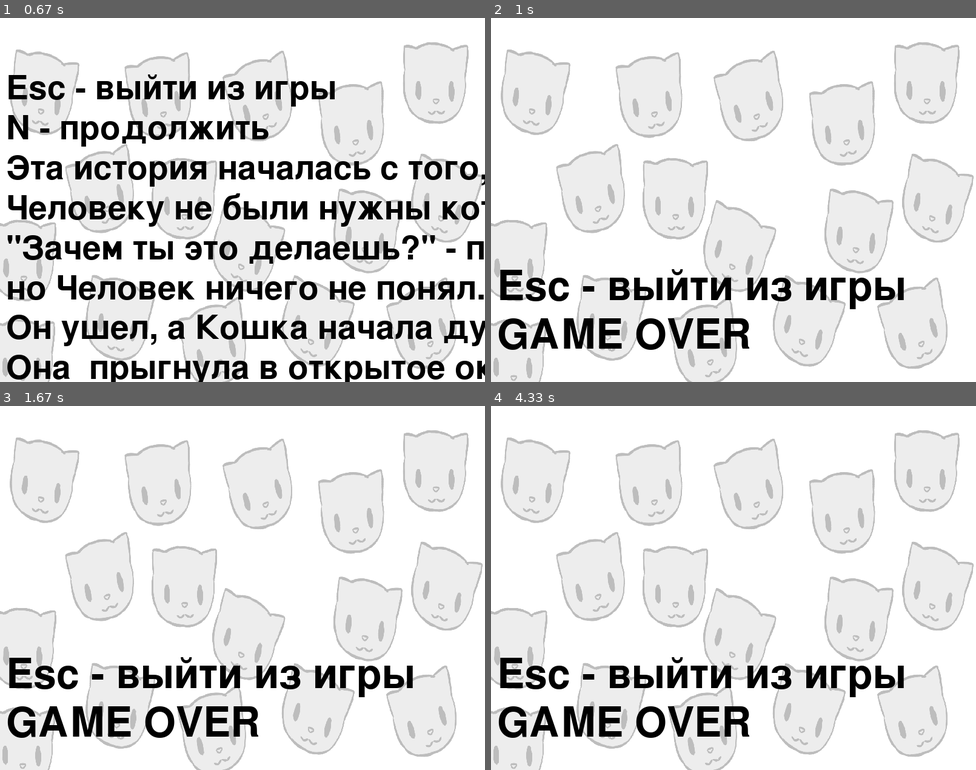
Above: before the commit, frames 1-4 (two rows, left to right).
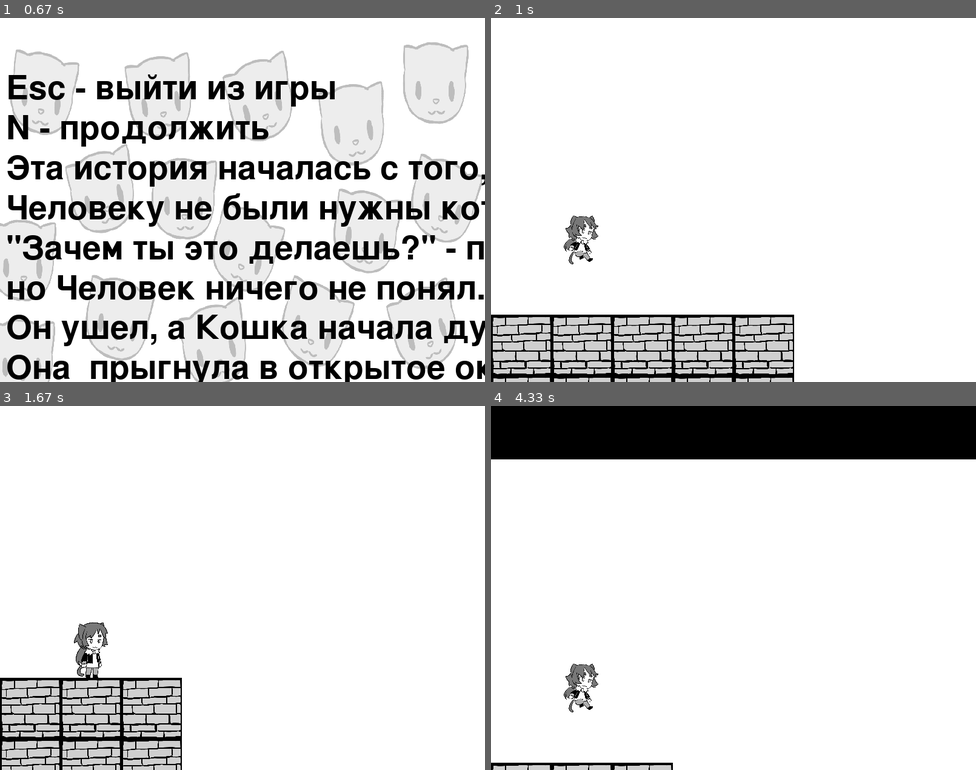
Above: after the commit, the same moments.

Repository: MariaSalimova/pygame_project_Salimova_Melnickov
Game: pygame game, started from main.py
Same seed, same stepped clock (60 frames per second), same inputs: the game is played once before the commit and once after it.
Inputs:
- Up to frame 1 (0.67 s): click "Играть" at 0.38 s
- Up to frame 2 (1 s): type "ann" at 0.67 s
- Up to frame 3 (1.67 s): tap Enter at 1 s; hold D from 1.22 s (still down)
- Up to frame 4 (4.33 s): release D at 1.68 s; hold W 1.77-2.07 s; type "a" at 2.6 s; tap Enter at 2.73 s; hold W from 4.17 s (still down)

Frame 1 is identical in both runs. In frame 2, 20% of the frame differs, in the area x 0-100%, y 6-100%; in frame 3, 18%; in frame 4, 27%, in the area x 0-100%, y 0-100%.

Commit message:
Исправлен баг с врагами, изменена система прыжков

Diff:
--- a/classes/enemy.py
+++ b/classes/enemy.py
@@ -1,8 +1,9 @@
 from until_function import load_image
 import pygame
-from constants import PATH_OF_ENEMY_IDLE_LEFT, PATH_OF_ENEMY_IDLE_RIGHT, PATH_OF_ENEMY_RUN_LEFT1,\
-    PATH_OF_ENEMY_RUN_LEFT2, PATH_OF_ENEMY_RUN_RIGHT1, PATH_OF_ENEMY_RUN_RIGHT2
+from constants import PATH_OF_ENEMY_IDLE_LEFT, PATH_OF_ENEMY_IDLE_RIGHT, PATH_OF_ENEMY_RUN_LEFT1, \
+    PATH_OF_ENEMY_RUN_LEFT2, PATH_OF_ENEMY_RUN_RIGHT1, PATH_OF_ENEMY_RUN_RIGHT2, TILE_SIZE
 from sprite_groups import danger
+
 
 # TODO: доделать класс врага
 # на карте обозначено !
@@ -11,9 +12,10 @@
         super().__init__()
         self.add(danger)
         self.image = load_image(PATH_OF_ENEMY_IDLE_LEFT, colorkey=None)
-        self.rect = self.image.get_rect()
+        self.rect = self.image.get_rect().move(TILE_SIZE * pos_x, TILE_SIZE * pos_y)
         self.mask = pygame.mask.from_surface(self.image)
         self.run_frames_right = [PATH_OF_ENEMY_RUN_RIGHT2, PATH_OF_ENEMY_RUN_RIGHT1]
         self.run_frames_left = [PATH_OF_ENEMY_RUN_LEFT2, PATH_OF_ENEMY_RUN_LEFT1]
+
     def update(self):
         pass
--- a/classes/main_character.py
+++ b/classes/main_character.py
@@ -8,11 +8,11 @@
 # TODO: доделать главног персонажа
 class MainCharacter(pygame.sprite.Sprite):
     # на карте обозначено @
-    def __init__(self, ps_x, pos_y):
+    def __init__(self, pos_x, pos_y):
         super().__init__(all_sprites, player)
-        self.pos = ps_x, pos_y
+        self.pos = pos_x, pos_y
         self.image = pygame.transform.scale(load_image(PATH_OF_MC_IDLE_RIGHT, colorkey=None), (TILE_SIZE, TILE_SIZE))
-        self.rect = self.image.get_rect()
+        self.rect = self.image.get_rect().move(TILE_SIZE * pos_x, TILE_SIZE * pos_y)
         self.mask = pygame.mask.from_surface(self.image)
         self.run_frames_right = [PATH_OF_MC_RUN_RIGHT2, PATH_OF_MC_RUN_RIGHT1]
         self.run_frames_left = [PATH_OF_MC_RUN_LEFT2, PATH_OF_MC_RUN_LEFT1]
@@ -48,7 +48,7 @@
     def move(self, x, y, camera):
         camera.dx -= 100 * (x - self.pos[0])
         camera.dy -= 100 * (y - self.pos[1])
-        self.pos = (x, y)
+        self.pos = (x, y + 1)
         for sprite in tiles:
             camera.apply(sprite)
 
--- a/screen/game_over_screen.py
+++ b/screen/game_over_screen.py
@@ -30,4 +30,4 @@
                         terminate()
 
             pygame.display.flip()
-            clock.tick(50)
+            clock.tick(30)
--- a/screen/level1_screen.py
+++ b/screen/level1_screen.py
@@ -47,15 +47,15 @@
     def move(self, movement):
         x, y = self.player.pos
         if movement == "up":
-            if y > 0 and self.level_map[y - 1][x] in [".", "%"]:
+            if self.level_map[y - 1][x] == '.' and pygame.sprite.spritecollideany(self.player, sprite_groups.collision):
                 self.player.move(x, y - 1, self.camera)
         elif movement == "left":
-            if x > 0 and self.level_map[y][x - 1] in [".", "%"]:
+            if x > 0 and self.level_map[y][x - 1] == '.':
                 self.player.change_model(constants.PATH_OF_MC_RUN_LEFT2)
                 self.player.move(x - 1, y, self.camera)
                 self.player.change_model(constants.PATH_OF_MC_IDLE_LEFT)
         elif movement == "right":
-            if x < self.level_x and self.level_map[y][x + 1] in [".", "%"]:
+            if x < self.level_x and self.level_map[y][x + 1] == '.':
                 self.player.change_model(constants.PATH_OF_MC_RUN_RIGHT2)
                 self.player.move(x + 1, y, self.camera)
                 self.player.change_model(constants.PATH_OF_MC_IDLE_RIGHT)
